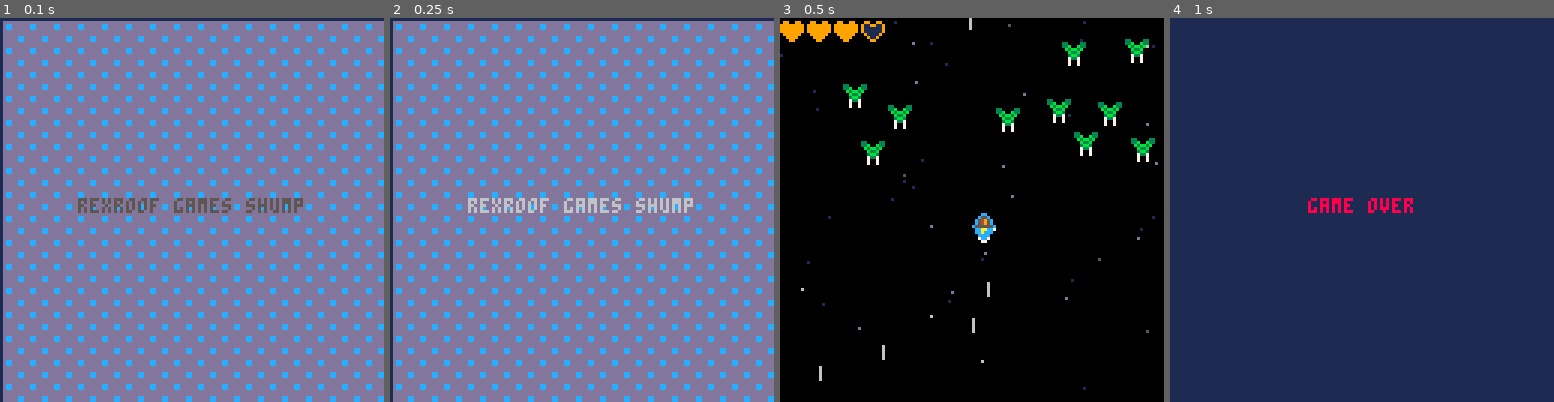
Above: before the commit, frames 1-4 (left to right).
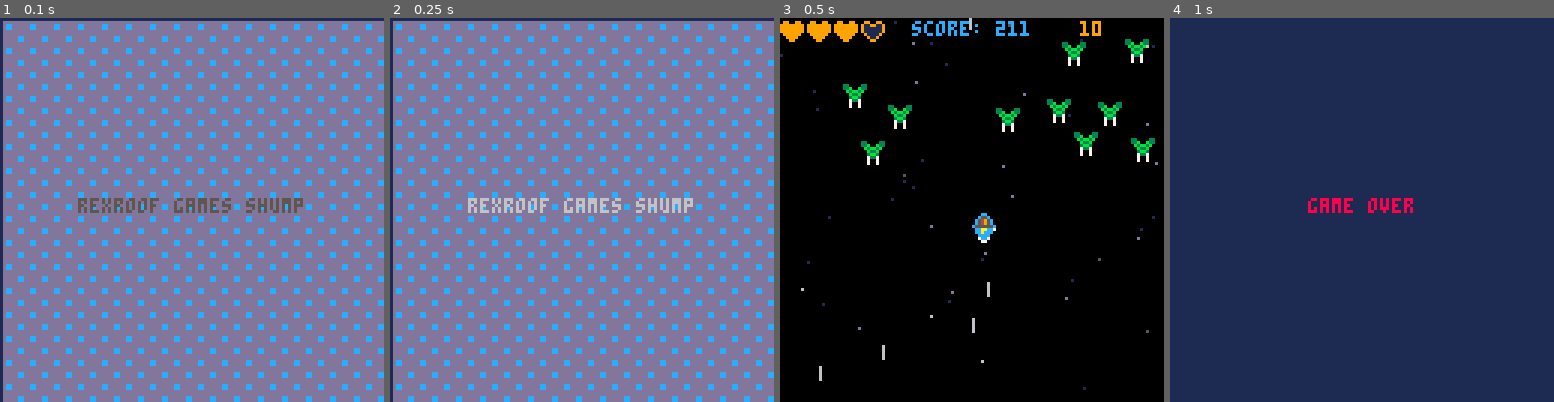
Above: after the commit, the same moments.

Repository: rexroof/carts
Game: PICO-8 cartridge shump.p8
The game is run twice, just before and just after one commit, with the same random seed, the same clock (stepped at 60 frames per second) and the same inputs.
Inputs:
- Up to frame 1 (0.1 s): no input
- Up to frame 2 (0.25 s): no input
- Up to frame 3 (0.5 s): tap X (X key) at 0.33 s
- Up to frame 4 (1 s): tap O (Z key) at 0.7 s

Frames 1-2 are identical in both runs. In frame 3, 0.6% of the frame differs, in the area x 34-84%, y 0-5%; in frame 4, nothing differs.

Commit message:
added simple colision test, also increasing wave when cleared

Diff:
--- a/shump.p8
+++ b/shump.p8
@@ -26,6 +26,26 @@
 end  -- end _update
 -->8
 -- tools
+
+function new_wave(wave_size)
+ for i=1,wave_size do
+   local n = new_enemy()
+   n.x = flr(rnd(12)*10)
+   n.y = flr(rnd(5)*8)
+   add(enemies,n)
+ end
+end
+
+function collide(a,b)
+ -- collision math
+ if ((abs(a.x-b.x)>8) or (abs(a.y-b.y)>8)) then
+  return false
+ else
+  return true
+ end
+
+ return false
+end
 
 function draw_junk(objs)
  for o in all (objs) do
@@ -75,12 +95,8 @@
  -- different types of enemies. new animation
  -- new property to enemies?  speed?  movement?
 
- for i=1,10 do
-   local n = new_enemy()
-   n.x = flr(rnd(12)*10)
-   n.y = flr(rnd(5)*8)
-   add(enemies,n)
- end
+ wave_size=10
+ new_wave(wave_size)
 end
 
 function animatestars(stars)
@@ -107,9 +123,9 @@
 end
 
 function update_over()
- if (btnp(4) or btnp(5)) then
-   -- mode="start"
-   print("button press")
+ if (btnp(4) and btnp(5)) then
+   mode="start"
+   -- print("button press")
  end
 end
 
@@ -154,7 +170,6 @@
 
    sfx(0)
    muzzle=5
-   score+=1
  end
 
  ship.x=ship.x+ship.sx
@@ -165,6 +180,16 @@
 
   if b.y < -10 then
     del(bullets, b)
+  end
+
+  for e in all (enemies) do
+    -- if bullet hits enemy
+    if (collide(b,e)) then
+      del(enemies, e)
+      del(bullets, b)
+      score+=15
+      sfx(3)
+    end
   end
  end
 
@@ -175,6 +200,21 @@
    if e.ani > 3 then
      e.ani=0
    end
+
+   -- if ship hits enemy
+   if (collide(ship,e)) then
+     lifes-=1
+     del(enemies,e)
+     sfx(1)
+   end
+
+
+   if (lifes<=0) mode="over"
+ end -- for e in enemies
+
+ if (#enemies == 0) then
+   wave_size+=10
+   new_wave(wave_size)
  end
 
  flamespr=flamespr+1
@@ -217,12 +257,9 @@
  draw_junk(enemies)
 
  if(ship.show == 1) spr(ship.pix,ship.x,ship.y)
- if(heart.show == 1) spr(heart.pix,heart.x,heart.y)
- if(emptyheart.show == 1) spr(emptyheart.pix,emptyheart.x,emptyheart.y)
  spr(flamespr,ship.x,ship.y+6)
  if(muzzle>0) circfill(ship.x+3,ship.y, muzzle, 7)
 
- print_center("score: "..score)
 
  for i=1,maxlifes do
    if (lifes>=i) then
@@ -231,6 +268,10 @@
      spr(emptyheart.pix,i*9-9,1)
    end
  end
+
+ print_center("score: "..score, 1, 12)
+ print(#enemies, 100,1,9)
+
 end -- draw_game
 
 function draw_start()
Not shown, changed: the sound effects (__sfx__) section of shump.p8
